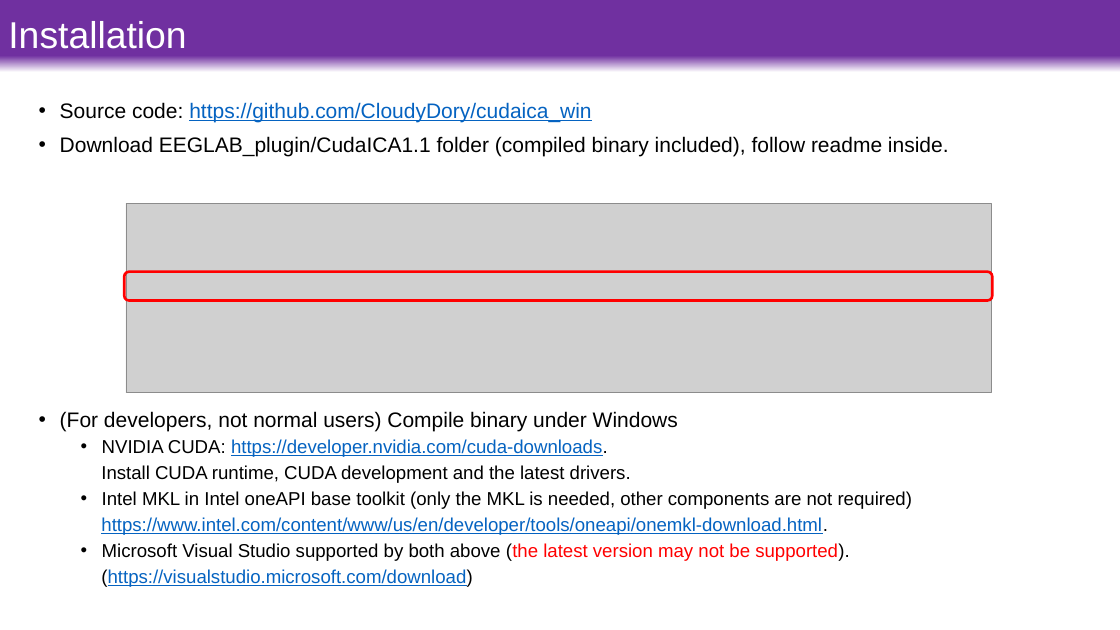
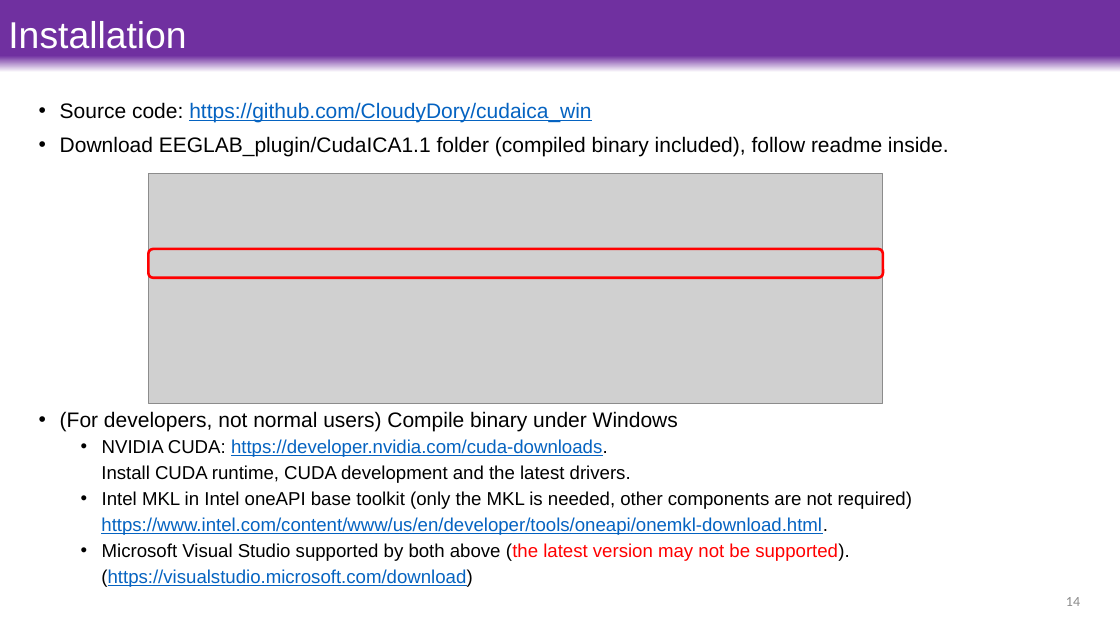
Before and after one commit to CloudyDory/cudaica_win, a slide deck: slide 14 of 2022-04-23 CUDAICA on Windows.pptx. Drawn at 1120x630 pixels with LibreOffice and Linux fonts; fonts in the diff are those of the drawing; grey boxes stand for pictures. Boxes give left, top, right and bottom in pixels: in the first picture for what was removed or moved away, otherwise in the second. Text is boxed around its words. In the diff, an @@ line names an element or a change of style, - is before the commit and + after.

```diff
--- a/2022-04-23 CUDAICA on Windows.pptx
+++ b/2022-04-23 CUDAICA on Windows.pptx
@@ picture: place and size @@
-picture at box(126, 203, 991, 393)
+picture at box(149, 173, 884, 403)
@@ rounded rectangle: place and size @@
-rounded rectangle at box(124, 271, 992, 300)
+rounded rectangle at box(149, 249, 884, 277)
@@ page number added at box(1066, 597, 1080, 606), 12 pt, text #8C8C8C @@
+14
```
Also in this commit, not shown: 17 other slides changed.
